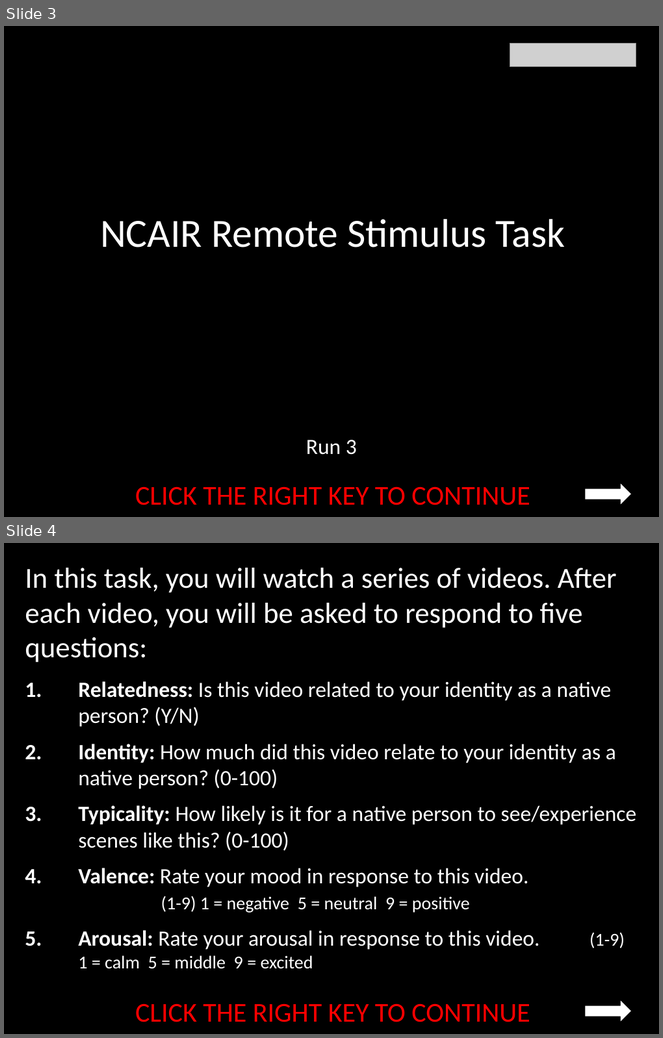
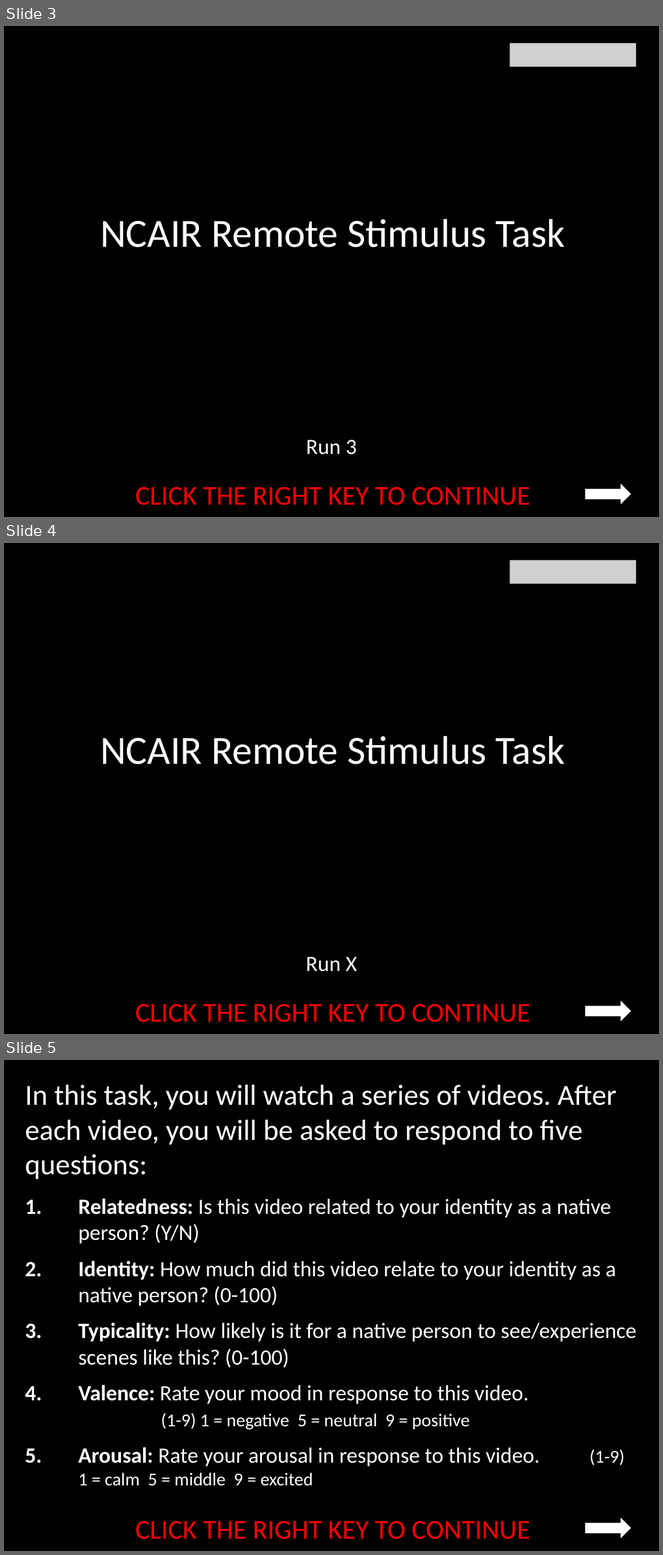
Before and after one commit to laureate-institute-for-brain-research/StimToolOnline, a slide deck: public/js/tasks/ncair/media/Ncair_Remote_Instructions.pptx. Shown one above the other, each under a label of ours: slides 3 and 4 before the commit, slides 3, 4 and 5 after it. The pictures are 663x1038 and 663x1555 pixels, drawn with LibreOffice and Linux fonts; fonts in the diff are those of the drawing; grey boxes stand for pictures. Boxes give left, top, right and bottom in pixels: in the first picture for what was removed or moved away, otherwise in the second. Text is boxed around its words. In the diff, an @@ line names an element or a change of style, - is before the commit and + after.

```diff
--- a/public/js/tasks/ncair/media/Ncair_Remote_Instructions.pptx
+++ b/public/js/tasks/ncair/media/Ncair_Remote_Instructions.pptx
@@ slide 4 added at (4, 543, 659, 1034), background #000000 @@
@@ picture added at (510, 560, 636, 585) @@
@@ title added at (100, 736, 566, 765), 44 pt, text #FFFFFF @@
+NCAIR Remote Stimulus Task
@@ text added at (306, 957, 357, 972), 24 pt, text #FFFFFF @@
+Run X
@@ text added at (135, 1004, 530, 1023), 30 pt, text #FF0000 @@
+CLICK THE RIGHT KEY TO CONTINUE
@@ right arrow added at (585, 1001, 631, 1022), fill #FFFFFF @@
@@ what was slide 4 is now slide 5 @@
```
Also in this commit, not shown: 8 other files.
